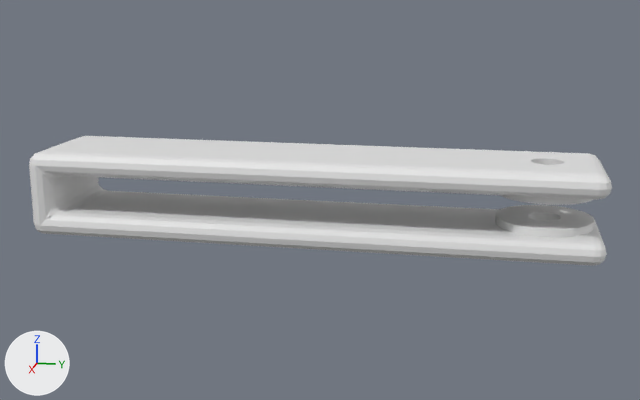
The Blender file keyholder.blend as it was, and as the next commit left it.
Before and after are seen from a 50 mm lens placed at (0.111, 0.0216, 0.027), pointed at (-0.0002, -0.0007, -0.0008). Arrows for +X, +Y and +Z are at lower left; the lights stay in place. The picture after the commit comes second.
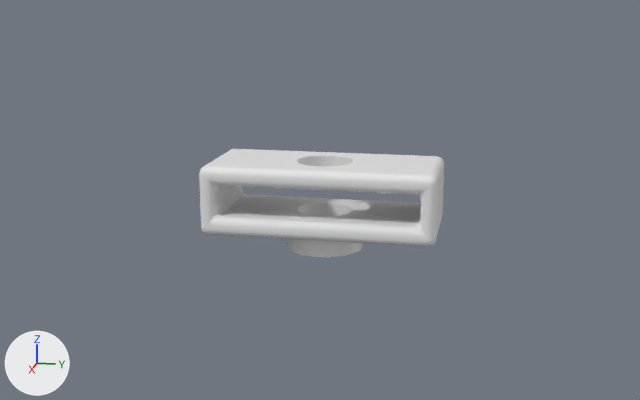
ob_cube is not drawn itself; it is used by a modifier of ob_cube_001.
ob_cylinder is not drawn itself; it is used by a modifier of ob_cube_001.
ob_cylinder_001 is not drawn itself; it is used by a modifier of ob_cube_001.
ob_cylinder_002 is not drawn itself; it is used by a modifier of ob_cube_001.

What differs and where, as boxes [x1, y1, x2, y2] in the pictures (640 x 400 px; the box of a moved part takes in the faces that stretch with it):
'Cube.001', mesh rescaled, reshaped, modifiers changed (58% narrower, 17% shorter): before [29, 136, 612, 266]; after [199, 149, 444, 257]
part 1 of me_cube_001, moved or reshaped: before [29, 136, 612, 266]; after [199, 149, 444, 247]

The change, as a list of edits to the scene's bpy script:
```text
Change me_cube_001:
    used by ob_cube_001; location = (0.0, 0.0, 0.0)
    remove me_cube_001.from_pydata(...)  # 8 vertices, 6 faces; spans x -0.008..0.008, y -0.038..0.035, z -0.0055..0.0055
    add me_cube_001.from_pydata(...)  # 8 vertices, 6 faces; spans x -0.007..0.007, y -0.015..0.015, z -0.0045..0.0045
    me_cube_001 part 1: the whole mesh is scaled about its middle by (0.875, 0.411, 0.818), then moved by (0.0, 0.0015, 0.0)
Change ob_cube:
    ob_cube.scale: (15.0, 35.0, 2.5) -> (13.0, 13.0, 2.0)
Change ob_cube_001:
    where _m = ob_cube_001.modifiers.new('Bevel', 'BEVEL')
    _m.width: 0.011 -> 0.001
    _m.width_pct: 0.011 -> 0.001
    _m.segments: 3 -> 5
    where _m = ob_cube_001.modifiers.new('Boolean.003', 'BOOLEAN')
    remove _m.operation = 'UNION'
    add _m = ob_cube_001.modifiers.new('Boolean.004', 'BOOLEAN')
    add _m.object = ob_cylinder_003
Change ob_cylinder:
    ob_cylinder.location: (0.0, 0.028, 0.0) -> (0.0, 0.0, 0.0)
Change ob_cylinder_001:
    ob_cylinder_001.location: (0.0, 0.028, 0.002) -> (0.0, 0.0, -0.00575)
    ob_cylinder_001.scale: (1.0, 1.0, 0.5) -> (0.833, 0.833, 1.25)
Change ob_cylinder_002:
    ob_cylinder_002.location: (0.0, 0.028, -0.002) -> (0.0, 0.0, -0.00399)
    ob_cylinder_002.scale: (1.0, 1.0, 0.5) -> (0.6, 0.6, 2.0)
Add ob_cylinder_003:
    ob_cylinder_003 = bpy.data.objects.new('Cylinder.003', me_cylinder_005.copy())  # the mesh of ob_cylinder_002
    ob_cylinder_003.location = (0.0, 0.0, 0.003)
    ob_cylinder_003.scale = (0.6, 0.6, 2.0)
    ob_cylinder_003.hide_set(True)  # wire or fog, not drawn
```
